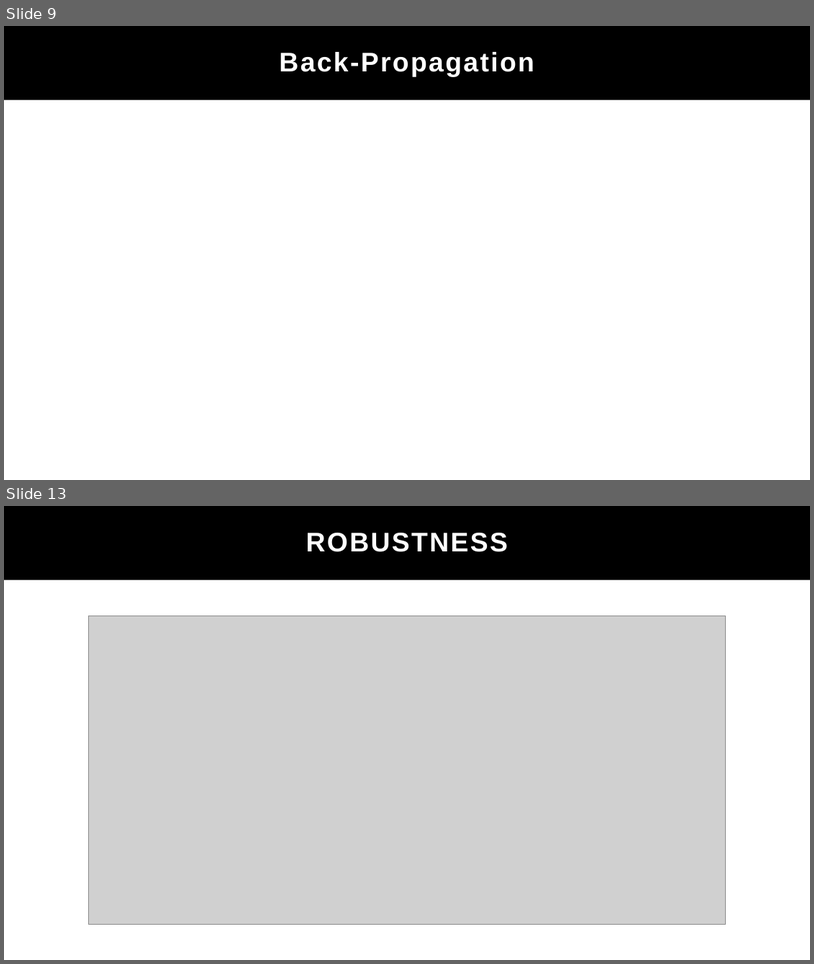
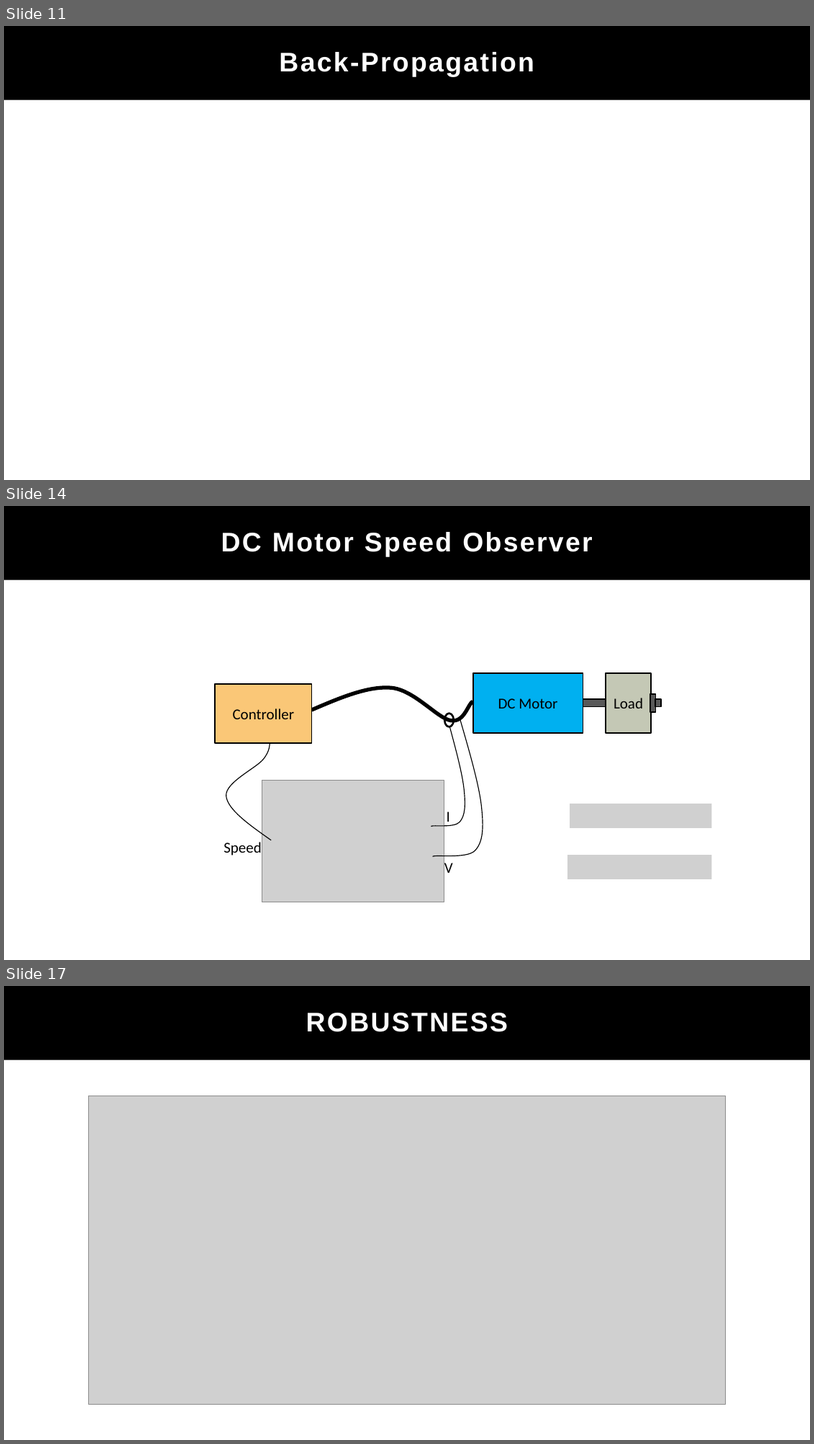
Before and after one commit to parangeomkar/stm32, a slide deck: ppt.pptx. Shown one above the other, each under a label of ours: slides 9 and 13 before the commit, slides 11, 14 and 17 after it; the slides between them are not shown. The pictures are 814x964 and 814x1444 pixels, drawn with LibreOffice and Linux fonts; fonts in the diff are those of the drawing; grey boxes stand for pictures. Boxes give left, top, right and bottom in pixels: in the first picture for what was removed or moved away, otherwise in the second. Text is boxed around its words. In the diff, an @@ line names an element or a change of style, - is before the commit and + after.

```diff
--- a/ppt.pptx
+++ b/ppt.pptx
@@ slide 14 added at [4,506,810,960], background #FFFFFF @@
@@ rectangle added at [4,506,312,960], fill #0D0D0D @@
@@ rectangle added at [4,506,407,960], fill #FFFFFF @@
@@ rectangle added at [4,506,810,580], fill #000000 @@
@@ text added at [221,532,592,557], 32 pt, text #FFFFFF, bold @@
+DC Motor Speed Observer
@@ rectangle added at [473,673,584,733], fill #00B0F0, outline #000000 1.5 pt, 18 pt, text #000000 @@
+DC Motor
@@ rectangle added at [607,673,651,733], fill #C4C8B5, outline #000000 1.5 pt, 18 pt, text #000000 @@
+Load
@@ rectangle added at [215,684,312,743], fill #FAC777, outline #000000 1.5 pt, 18 pt, text #000000 @@
+Controller
@@ freeform shape added at [312,687,473,721], outline #000000 4.5 pt @@
@@ rectangle added at [584,699,607,707], fill #595959, outline #000000 1.5 pt @@
@@ rectangle added at [651,694,656,713], fill #595959, outline #000000 1.5 pt @@
@@ rectangle added at [656,699,661,707], fill #595959, outline #000000 1.5 pt @@
@@ freeform shape added at [433,720,483,856], outline #000000 1 pt @@
@@ ellipse added at [445,713,454,726], outline #000000 2.25 pt @@
@@ freeform shape added at [226,743,271,840], outline #000000 1 pt @@
@@ freeform shape added at [431,727,465,826], outline #000000 1 pt @@
@@ picture added at [262,780,445,901] @@
@@ picture added at [570,803,712,828] @@
@@ text added at [447,811,450,826], 18 pt, text #000000 @@
+I
@@ text added at [224,842,262,855], 18 pt, text #000000 @@
+Speed
@@ text added at [445,862,453,872], 18 pt, text #000000 @@
+V
@@ picture added at [568,854,712,879] @@
@@ what was slide 9 is now slide 11 @@
@@ what was slide 13 is now slide 17 @@
```
Also in this commit, not shown: 4 slides changed, 4 other slides added.
